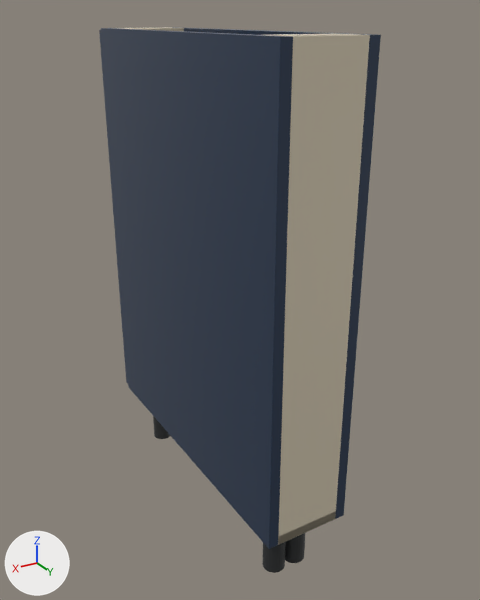
Two versions of the glTF model storefront/public/cabinet-inventory/models/oppein-ply-bss-b06fh.glb, one commit apart.
Both versions are drawn from a camera (50 mm lens) standing at (0.615, 0.681, 0.9) and looking at (0.042, -0.275, 0.422). The axes (+X, +Y, +Z) are drawn at lower left. The lights are the same throughout. The picture after the commit comes second. Where no turn or scale is listed for an object, it has been applied to the vertices.

Script lines for the objects in view, before the commit:
```python
ob_cabinet_back = bpy.data.objects.new('Cabinet back', me_cube_002)
ob_cabinet_back.location = (0.076, -0.006, 0.495)
ob_cabinet_bottom = bpy.data.objects.new('Cabinet bottom', me_cube_003)
ob_cabinet_bottom.location = (0.076, -0.293, 0.123)
ob_cabinet_side = bpy.data.objects.new('Cabinet side', me_cube)
ob_cabinet_side.location = (0.009, -0.293, 0.495)
ob_cabinet_side_001 = bpy.data.objects.new('Cabinet side.001', me_cube_001)
ob_cabinet_side_001.location = (0.143, -0.293, 0.495)
ob_door = bpy.data.objects.new('Door', me_door)
ob_door.location = (0.0, 0.0, 0.0)
ob_top_support_rail_001 = bpy.data.objects.new('Top support rail.001', me_cube_005)
ob_top_support_rail_001.location = (0.076, -0.551, 0.867)
```
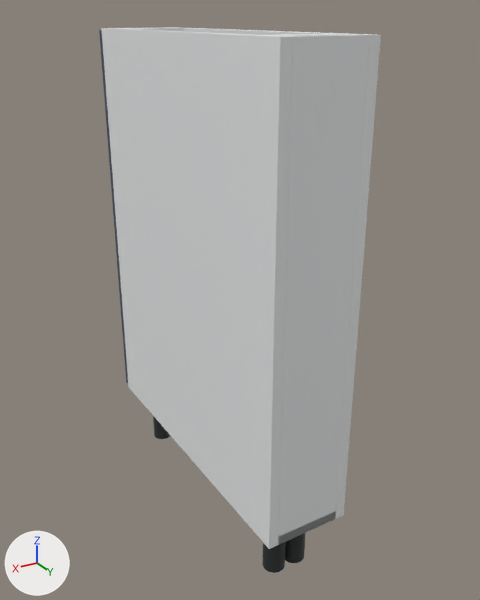
The edits, one by one:
Material 'White cabinet carcass' (mat_white_cabinet_carcass) is new.
Its base color is (0.82, 0.83, 0.835) (white #eaebec).
Its roughness is 0.48.
me_cube_002 has 56 vertices, 108 faces and spans x -0.058..0.058, y -0.006..0.006, z -0.381..0.381.
me_cube_002 no longer uses material mat_cabinet_interior___visual_interpretation (beige #daceb6).
me_cube_002 gains material mat_white_cabinet_carcass (white #eaebec).
me_cube_003 has 56 vertices, 108 faces and spans x -0.058..0.058, y -0.293..0.293, z -0.009..0.009.
me_cube_003 no longer uses material mat_cabinet_interior___visual_interpretation (beige #daceb6).
me_cube_003 gains material mat_white_cabinet_carcass (white #eaebec).
me_cube has 56 vertices, 108 faces and spans x -0.009..0.009, y -0.293..0.293, z -0.381..0.381.
me_cube no longer uses material mat_supplier_finish___blue_single_shaker (dark blue #24364f).
me_cube gains material mat_white_cabinet_carcass (white #eaebec).
me_cube_001 has 56 vertices, 108 faces and spans x -0.009..0.009, y -0.293..0.293, z -0.381..0.381.
me_cube_001 no longer uses material mat_supplier_finish___blue_single_shaker (dark blue #24364f).
me_cube_001 gains material mat_white_cabinet_carcass (white #eaebec).
me_cube_004 has 56 vertices, 108 faces and spans x -0.0582..0.0582, y -0.035..0.035, z -0.009..0.009.
me_cube_004 no longer uses material mat_cabinet_interior___visual_interpretation (beige #daceb6).
me_cube_004 gains material mat_white_cabinet_carcass (white #eaebec).
me_cube_005 has 56 vertices, 108 faces and spans x -0.0582..0.0582, y -0.035..0.035, z -0.009..0.009.
me_cube_005 no longer uses material mat_cabinet_interior___visual_interpretation (beige #daceb6).
me_cube_005 gains material mat_white_cabinet_carcass (white #eaebec).

Changed parts and their boxes [x1, y1, x2, y2] in the pictures (480 x 600 px):
'Cabinet side.001', recoloured (dark blue to white)
    both: [101, 28, 293, 549]
'Cabinet back', recoloured (beige to white)
    both: [278, 35, 370, 545]
'Cabinet side', recoloured
    both: [169, 27, 381, 519]
'Cabinet bottom', recoloured (beige to white)
    both: [278, 511, 336, 544]
'Top support rail', recoloured
    both: [273, 33, 360, 36]
'Top support rail.001', recoloured
    both: [120, 27, 184, 31]
